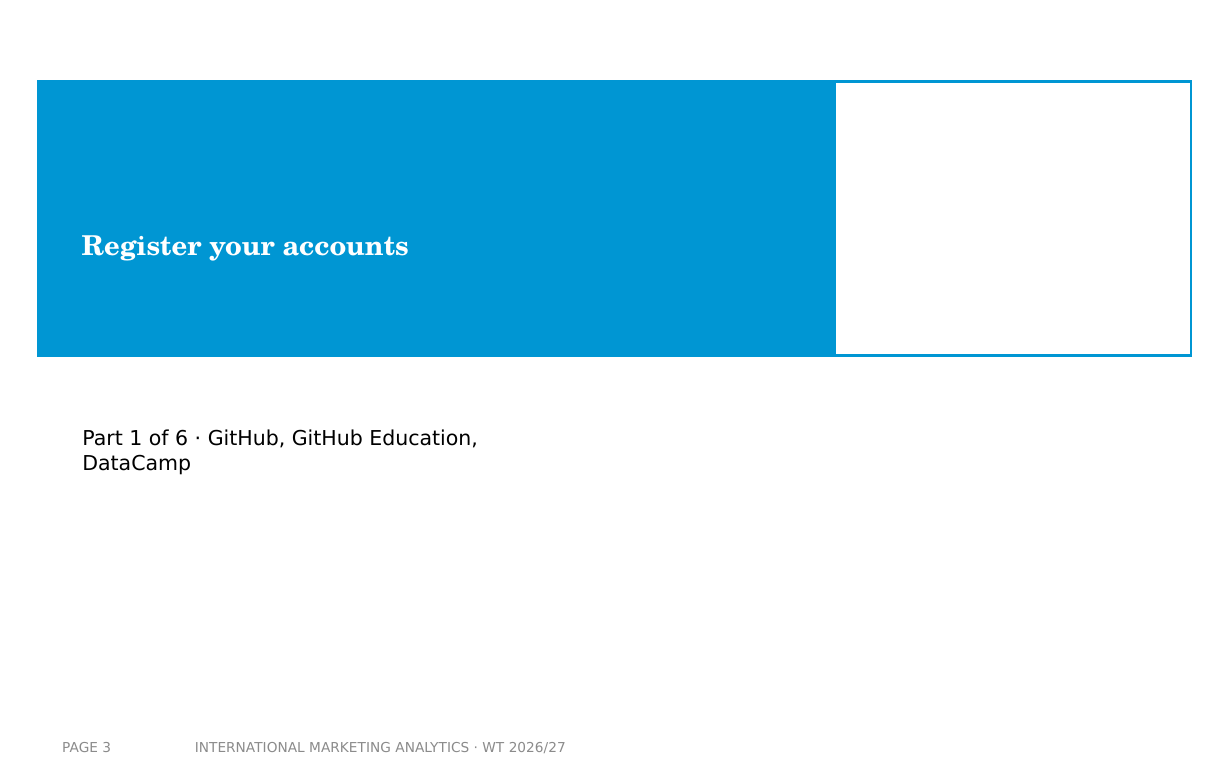
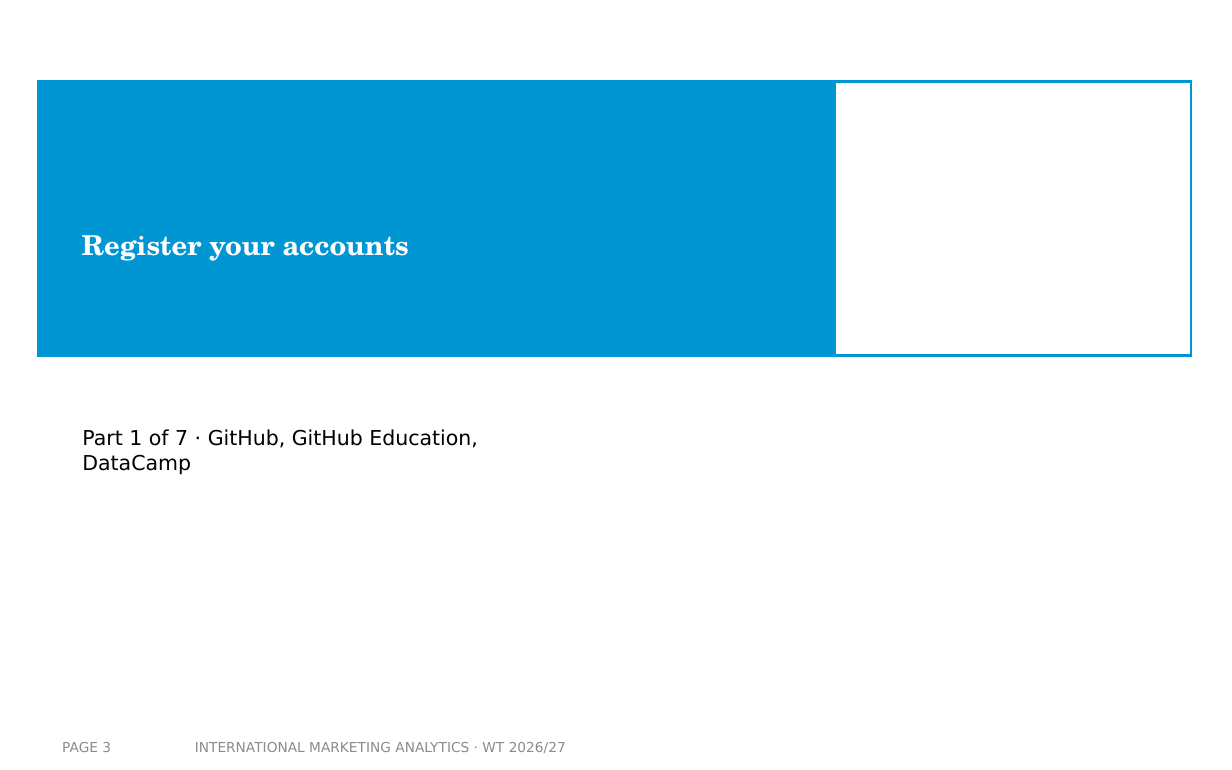
Before and after one commit to arnefloh-wu/International-Marketing-Analytics, a slide deck: slide 3 of slides/01a_setup-and-registration_WT26-27.pptx. Drawn at 1232x770 pixels with LibreOffice and Linux fonts; fonts in the diff are those of the drawing; background and template pictures are left out. Boxes give left, top, right and bottom in pixels: in the first picture for what was removed or moved away, otherwise in the second. Text is boxed around its words. In the diff, an @@ line names an element or a change of style, - is before the commit and + after.

```diff
--- a/slides/01a_setup-and-registration_WT26-27.pptx
+++ b/slides/01a_setup-and-registration_WT26-27.pptx
@@ text at (82, 429, 478, 475): text changed @@
-Part 1 of 6 · GitHub, GitHub Education, DataCamp
+Part 1 of 7 · GitHub, GitHub Education, DataCamp
```
Also in this commit, not shown: 6 other slides changed, 5 slides added, 4 other files.
